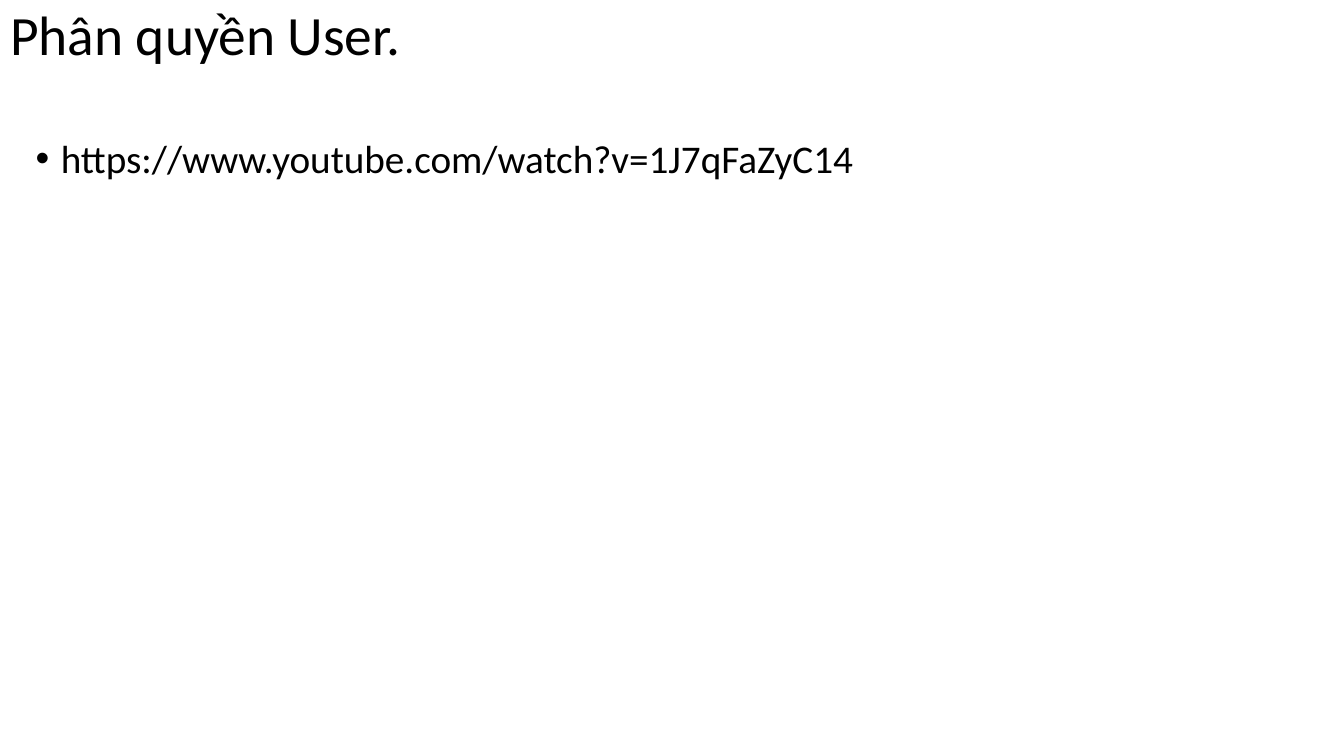
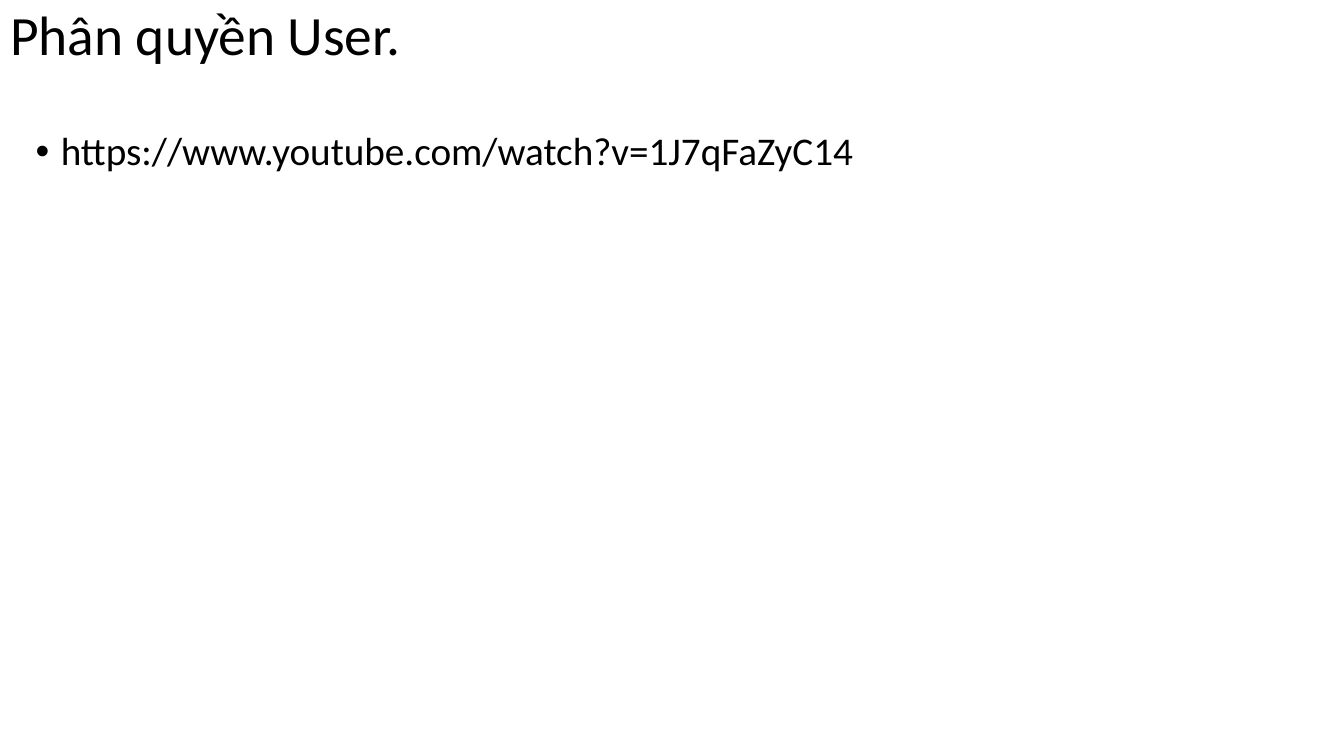
Before and after one commit to DangVanDoan05/WordPress, a slide deck: slide 4 of Quản trị người dùng sử dụng trang website, quản trị đơn hàng.pptx. Drawn at 1344x756 pixels with LibreOffice and Linux fonts; fonts in the diff are those of the drawing. Boxes give left, top, right and bottom in pixels: in the first picture for what was removed or moved away, otherwise in the second. Text is boxed around its words. In the diff, an @@ line names an element or a change of style, - is before the commit and + after.

```diff
--- a/Quản trị người dùng sử dụng trang website, quản trị đơn hàng.pptx
+++ b/Quản trị người dùng sử dụng trang website, quản trị đơn hàng.pptx
@@ text "https://www.youtube.com/watch?v=1J7qFaZyC14": place and size @@
-text "https://www.youtube.com/watch?v=1J7qFaZyC14" at (61, 145, 853, 180)
+text "https://www.youtube.com/watch?v=1J7qFaZyC14" at (61, 137, 853, 172)
```
Also in this commit, not shown: 1 other slide changed, 8 slides added, 1 other file.
